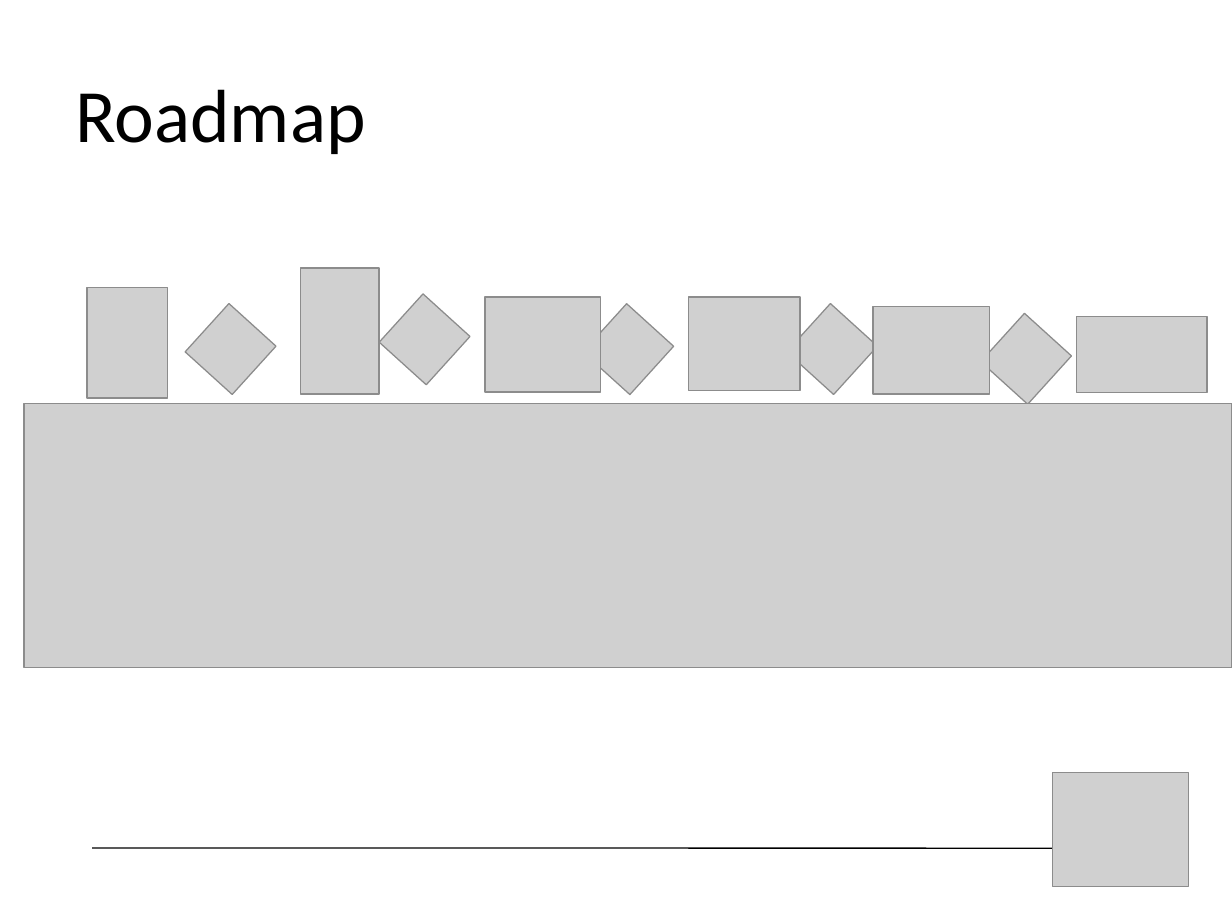
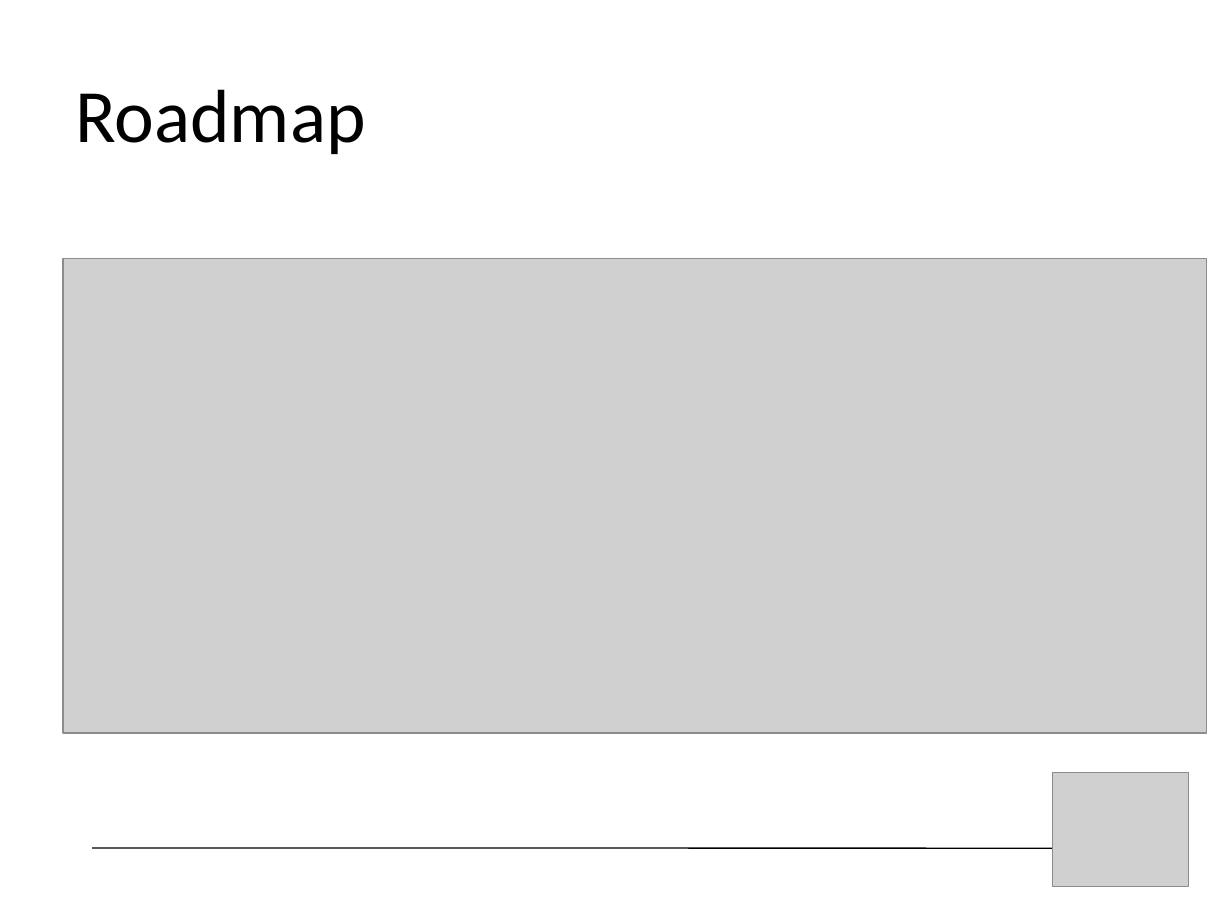
Before and after one commit to bossiernesto/objectbrowserpharo, a slide deck: slide 23 of docs/LOOP-demo-final.ppt. Drawn at 1232x924 pixels with LibreOffice and Linux fonts; fonts in the diff are those of the drawing; grey boxes stand for pictures. Boxes give left, top, right and bottom in pixels: in the first picture for what was removed or moved away, otherwise in the second. Text is boxed around its words. In the diff, an @@ line names an element or a change of style, - is before the commit and + after.

Commit message:
actualizacion al roadmap

```diff
--- a/docs/LOOP-demo-final.ppt
+++ b/docs/LOOP-demo-final.ppt
@@ picture: place and size @@
-picture at [25, 404, 1232, 668]
+picture at [63, 259, 1206, 733]
@@ picture removed at [379, 294, 471, 385] @@
@@ group removed at [87, 269, 1207, 398]: 6 pictures @@
@@ picture removed at [185, 304, 276, 395] @@
@@ picture removed at [583, 304, 674, 395] @@
@@ picture removed at [787, 304, 878, 395] @@
@@ picture removed at [981, 313, 1072, 405] @@
```
Also in this commit, not shown: 1 other slide changed, 5 other files.
